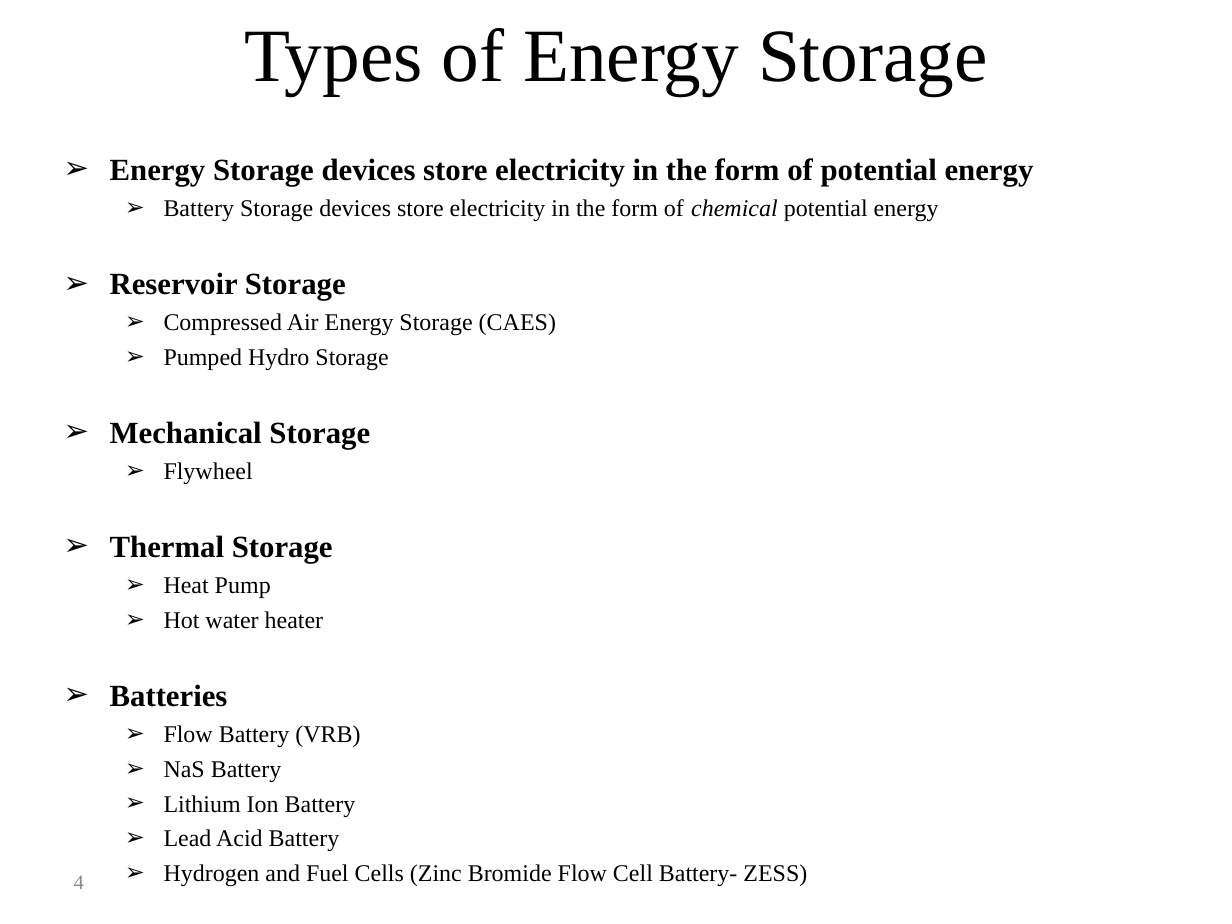
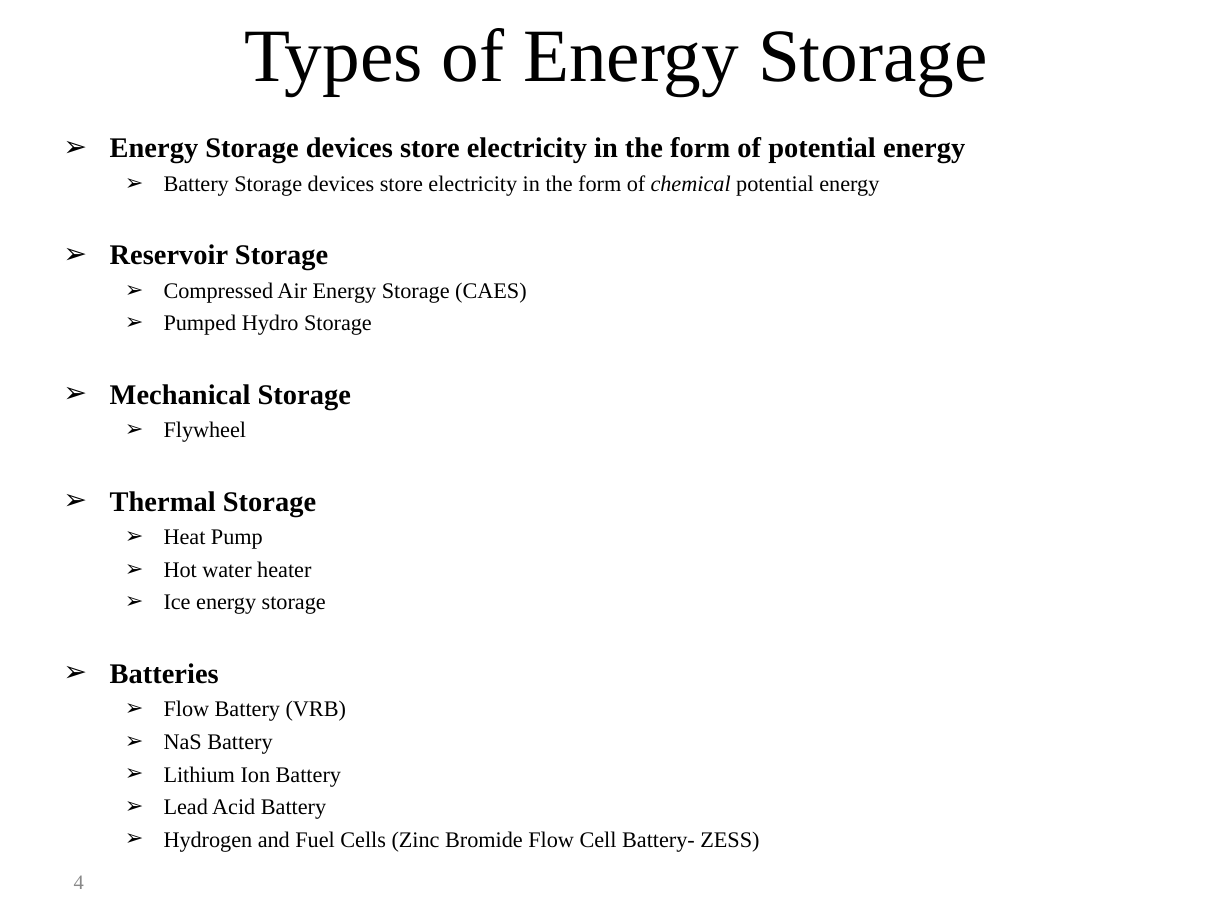
Before and after one commit to gridlab-d/course, a slide deck: slide 4 of ThreeDayCourse_v22/Day3/4.0 - Energy_Storage_and_PHEVs.ppt. Drawn at 1232x924 pixels with LibreOffice and Linux fonts; fonts in the diff are those of the drawing. Boxes give left, top, right and bottom in pixels: in the first picture for what was removed or moved away, otherwise in the second. Text is boxed around its words. In the diff, an @@ line names an element or a change of style, - is before the commit and + after.

Commit message:
Updates to energy storage portions to include thermal energy storage example

```diff
--- a/ThreeDayCourse_v22/Day3/4.0 - Energy_Storage_and_PHEVs.ppt
+++ b/ThreeDayCourse_v22/Day3/4.0 - Energy_Storage_and_PHEVs.ppt
@@ text "Energy Storage devices store electricity ...": place and size @@
-text "Energy Storage devices store electricity ..." at box(110, 158, 1034, 886)
+text "Energy Storage devices store electricity ..." at box(110, 137, 965, 852)
@@ text at box(110, 137, 965, 852): size 18 to 16.6 pt in "Energy Storage devices store electricity in the ...", "Reservoir Storage", "Mechanical Storage", "Thermal Storage" and 1 more places; size 14 to 12.9 pt in "Battery Storage devices store electricity in the ...", "Compressed Air Energy Storage (CAES)", "Pumped Hydro Storage", "Flywheel" and 7 more places @@
@@ text at box(164, 594, 326, 614): paragraph added @@
+  ➢ Ice energy storage
```
Also in this commit, not shown: 2 other slides changed, 3 slides added, 25 other files.
